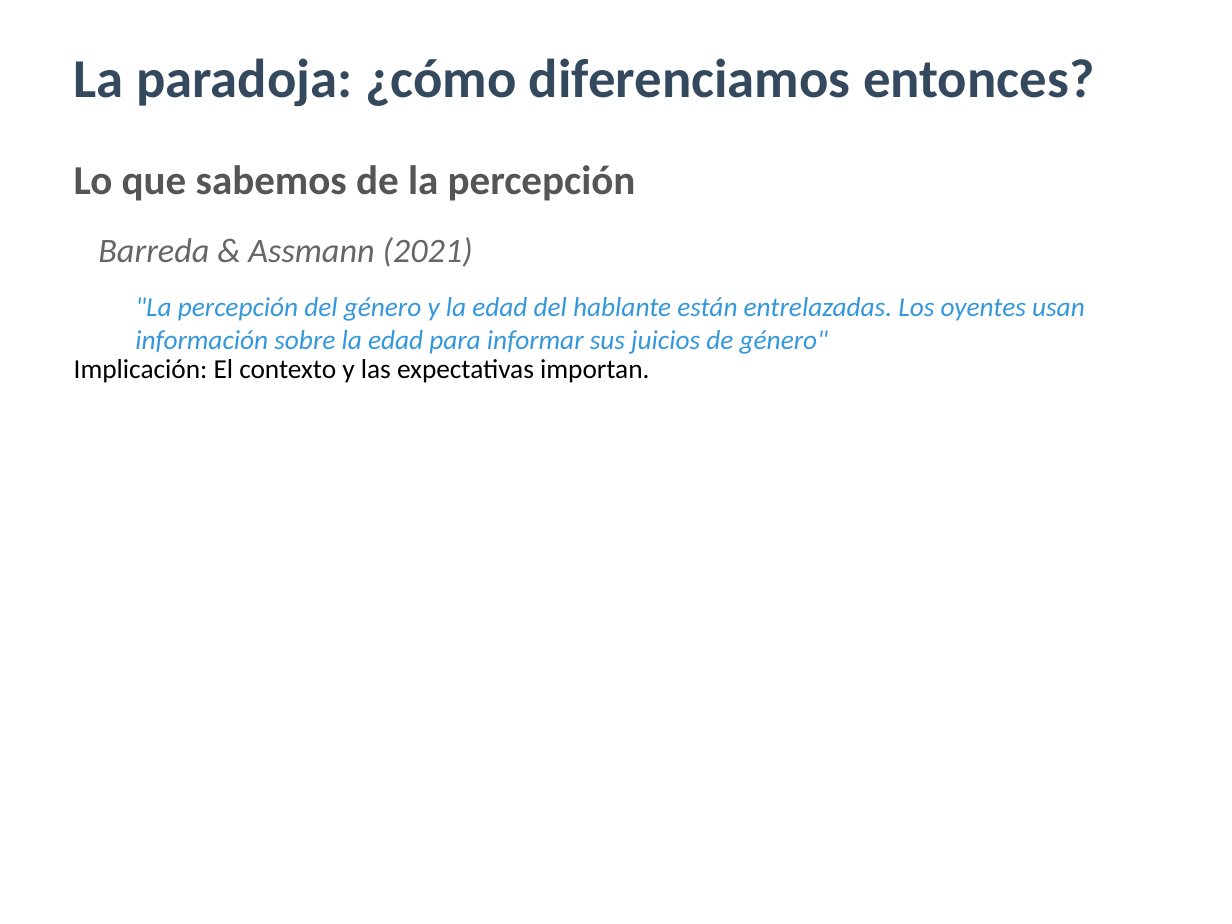
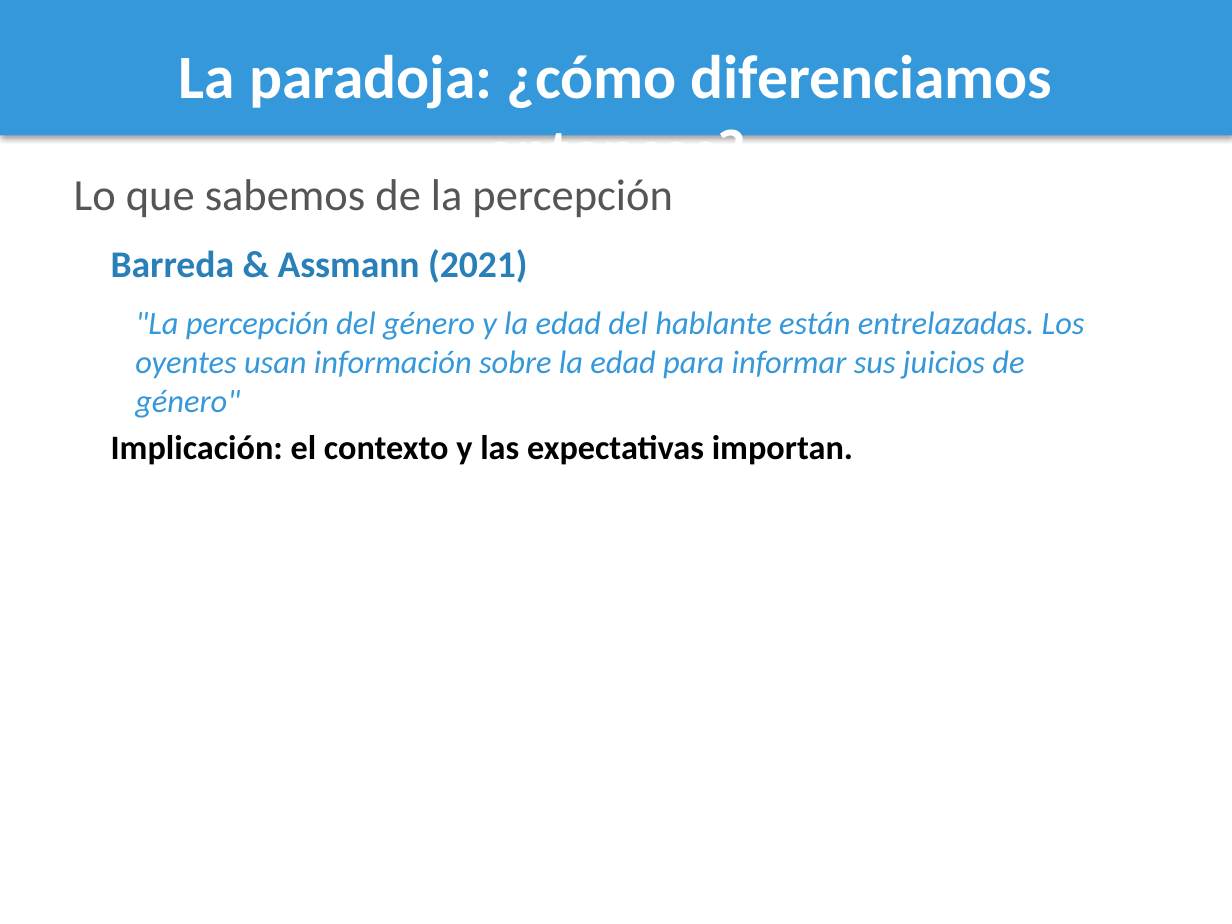
Before and after one commit to maquemmados/vozvozvoz, a slide deck: slide 12 of presentacion.pptx (slide 13 before the commit). Drawn at 1232x924 pixels with LibreOffice and Linux fonts; fonts in the diff are those of the drawing. Boxes give left, top, right and bottom in pixels: in the first picture for what was removed or moved away, otherwise in the second. Text is boxed around its words. In the diff, an @@ line names an element or a change of style, - is before the commit and + after.

```diff
--- a/presentacion.pptx
+++ b/presentacion.pptx
@@ rectangle added at (0, 0, 1232, 136), fill #3498DB @@
@@ text "La paradoja: ¿cómo diferenciamos entonces?": place and size @@
-text "La paradoja: ¿cómo diferenciamos entonces?" at (74, 58, 1094, 107)
+text "La paradoja: ¿cómo diferenciamos entonces?" at (179, 54, 1053, 186)
@@ text "La paradoja: ¿cómo diferenciamos entonces?" at (179, 54, 1053, 186): size 32 to 36 pt, text colour #34495E to #FFFFFF; alignment left to centre @@
@@ text "Lo que sabemos de la ...": place and size @@
-text "Lo que sabemos de la ..." at (74, 165, 636, 201)
+text "Lo que sabemos de la ..." at (74, 179, 672, 217)
@@ text "Lo que sabemos de la ..." at (74, 179, 672, 217): size 24 to 26 pt, bold off @@
@@ text "Barreda & Assmann (2021)": place and size @@
-text "Barreda & Assmann (2021)" at (98, 237, 473, 267)
+text "Barreda & Assmann (2021)" at (111, 249, 528, 283)
@@ text "Barreda & Assmann (2021)" at (111, 249, 528, 283): size 20 to 22 pt, text colour #666666 to #2980B9, bold on, italic off @@
@@ text ""La percepción del género y ...": place and size @@
-text ""La percepción del género y ..." at (135, 297, 1085, 354)
+text ""La percepción del género y ..." at (135, 311, 1085, 418)
@@ text ""La percepción del género y ..." at (135, 311, 1085, 418): size 16 to 19 pt @@
@@ text at (111, 435, 853, 465): text changed; size 16 to 20 pt; bold on @@
-Implicación: El contexto y las expectativas importan.
+Implicación: el contexto y las expectativas importan.
```
Also in this commit, not shown: 19 other slides changed, 1 slide added, 3 slides removed, 1 other file.
